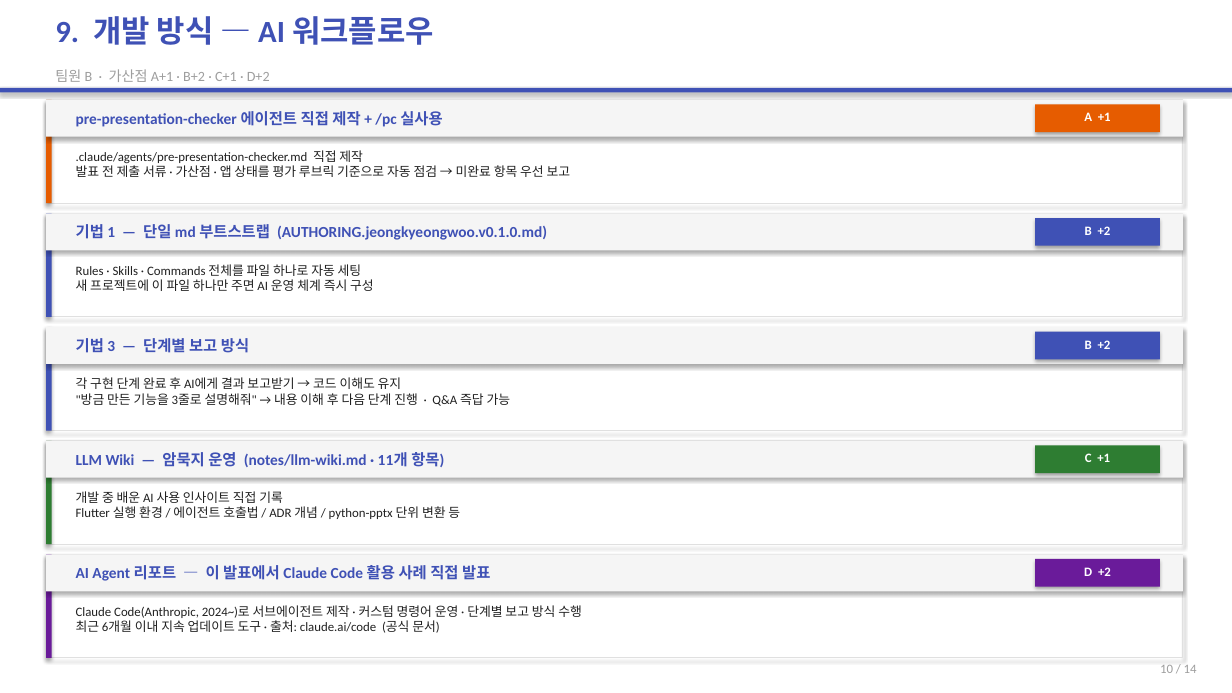
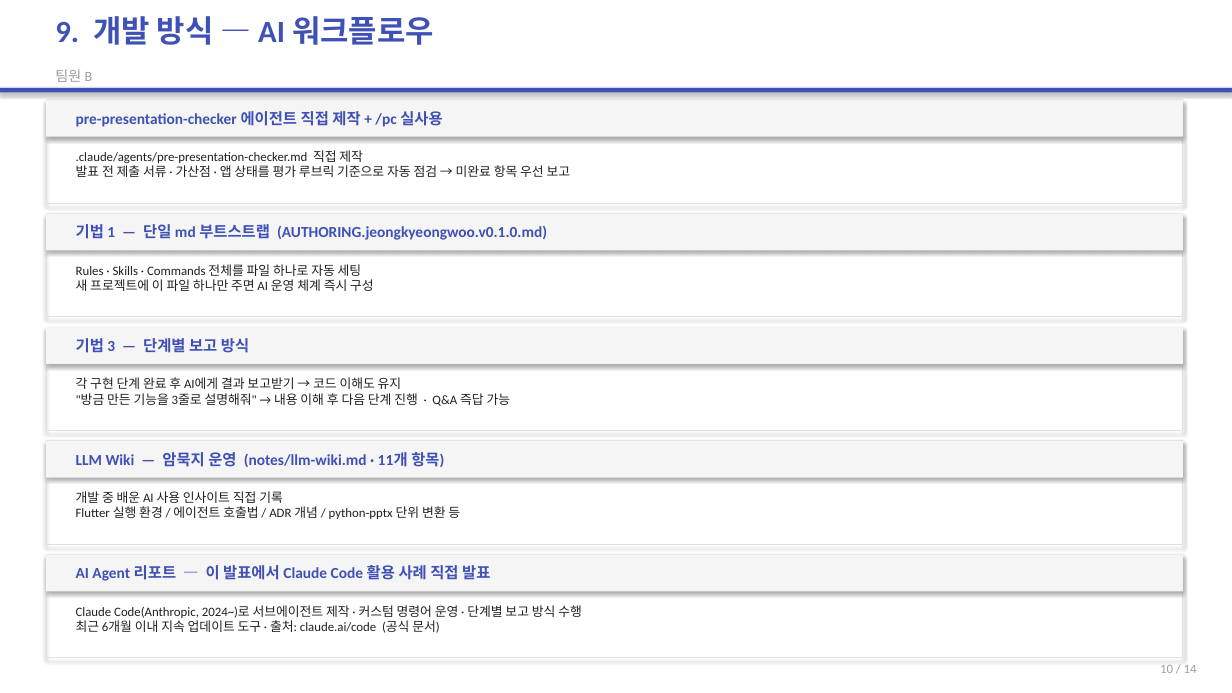
Before and after one commit to 2022136020/project_c, a slide deck: slide 10 of portfolio-tracker/presentation/portfolio-tracker-final.pptx. Drawn at 1232x693 pixels with LibreOffice and Linux fonts; fonts in the diff are those of the drawing. Boxes give left, top, right and bottom in pixels: in the first picture for what was removed or moved away, otherwise in the second. Text is boxed around its words. In the diff, an @@ line names an element or a change of style, - is before the commit and + after.

```diff
--- a/portfolio-tracker/presentation/portfolio-tracker-final.pptx
+++ b/portfolio-tracker/presentation/portfolio-tracker-final.pptx
@@ text at (55, 69, 93, 82): text changed @@
-팀원 B · 가산점 A+1 · B+2 · C+1 · D+2
+팀원 B
@@ rectangle removed at (46, 100, 52, 203) @@
@@ rectangle removed at (1035, 104, 1160, 132) @@
@@ text removed at (1084, 112, 1111, 121) @@
-A +1
@@ rectangle removed at (46, 213, 52, 317) @@
@@ rectangle removed at (1035, 218, 1160, 246) @@
@@ text removed at (1085, 226, 1111, 235) @@
-B +2
@@ rectangle removed at (46, 327, 52, 431) @@
@@ rectangle removed at (1035, 332, 1160, 360) @@
@@ text removed at (1085, 340, 1111, 349) @@
-B +2
@@ rectangle removed at (46, 441, 52, 544) @@
@@ rectangle removed at (1035, 445, 1160, 473) @@
@@ text removed at (1085, 453, 1110, 462) @@
-C +1
@@ rectangle removed at (46, 555, 52, 658) @@
@@ rectangle removed at (1035, 559, 1160, 587) @@
@@ text removed at (1084, 567, 1111, 576) @@
-D +2
```
Also in this commit, not shown: 1 other slide changed, 1 other file.
